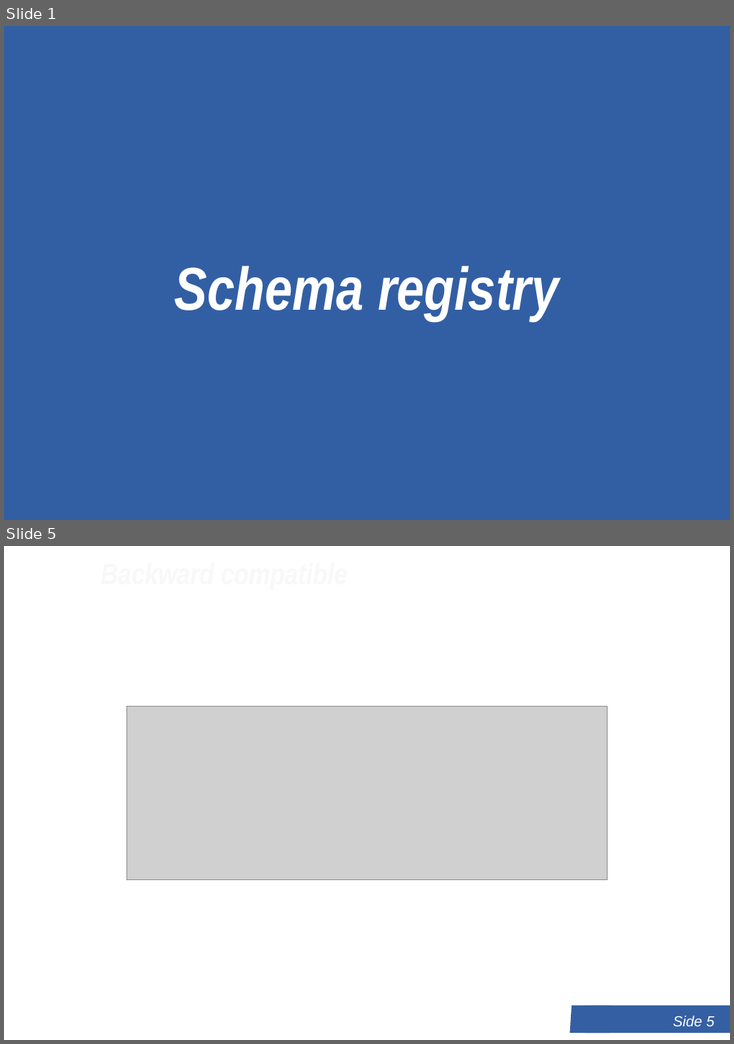
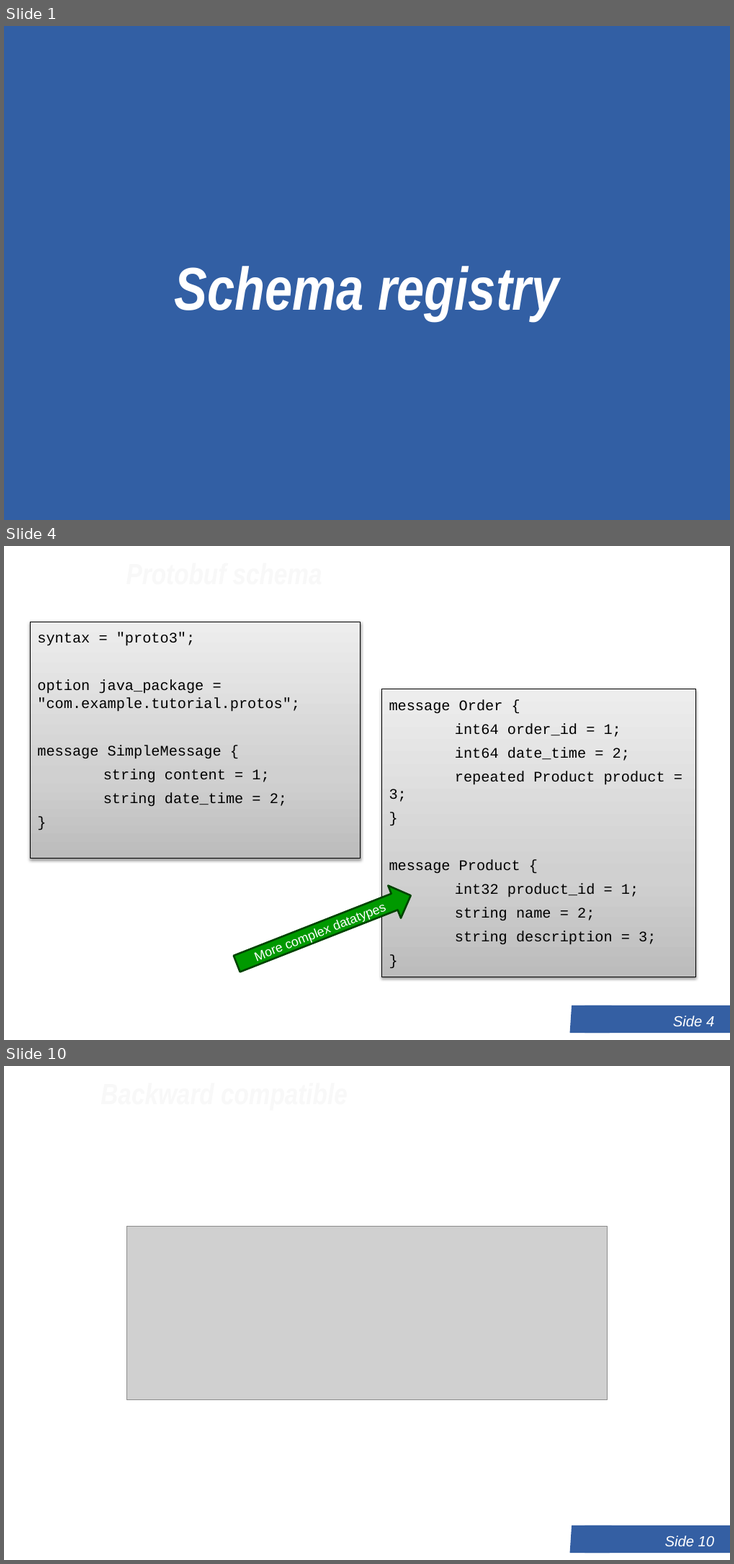
Before and after one commit to LundOgBendsen/LB2628-Kafka, a slide deck: slides/12 - Schema registry.pptx. Shown one above the other, each under a label of ours: slides 1 and 5 before the commit, slides 1, 4 and 10 after it; the slides between them are not shown. The pictures are 734x1044 and 734x1564 pixels, drawn with LibreOffice and Linux fonts; fonts in the diff are those of the drawing; grey boxes stand for pictures; background and template pictures are left out. Boxes give left, top, right and bottom in pixels: in the first picture for what was removed or moved away, otherwise in the second. Text is boxed around its words. In the diff, an @@ line names an element or a change of style, - is before the commit and + after.

```diff
--- a/slides/12 - Schema registry.pptx
+++ b/slides/12 - Schema registry.pptx
@@ slide 4 added at (x1=4, y1=546, x2=730, y2=1040), background #FFFFFF; not listed: 2 template elements that a slide beside it also shows @@
@@ title added at (x1=4, y1=546, x2=445, y2=601), 32 pt, text #F8F8F8, bold, italic @@
+Protobuf schema
@@ text added at (x1=37, y1=632, x2=300, y2=806), 16 pt, text #000000 @@
+syntax = "proto3";
+option java_package = "com.example.tutorial.protos";
+message SimpleMessage {
+string content = 1;
+string date_time = 2;
+}
@@ rectangle added at (x1=381, y1=689, x2=695, y2=977), fill gradient #BDBDBD to #D1D1D1 to #EEEEEE, outline #000000 0.75 pt, 16 pt, text #000000 @@
+message Order {
+int64 order_id = 1;
+int64 date_time = 2;
+repeated Product product = 3;
+}
+message Product {
+int32 product_id = 1;
+string name = 2;
+string description = 3;
+}
@@ right arrow added at (x1=231, y1=879, x2=417, y2=980), fill #009900, outline #004300 2 pt, 14 pt, text #FFFFFF @@
+More complex datatypes
@@ what was slide 5 is now slide 10 @@
@@ page number at (x1=665, y1=1535, x2=715, y2=1546): text changed @@
-Side 5
+Side 10
```
Also in this commit, not shown: 3 slides changed, 4 other slides added, 2 other files.
